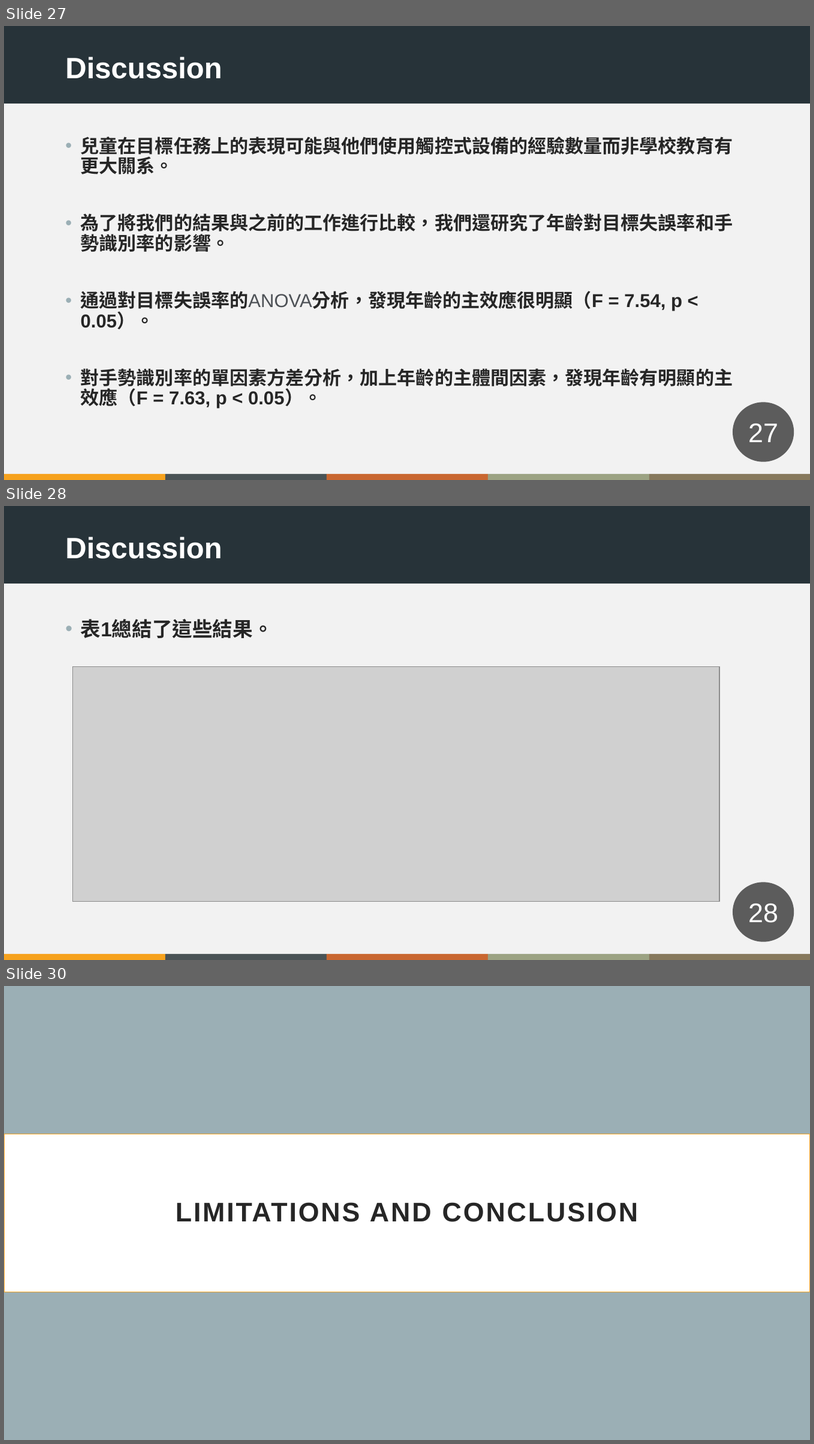
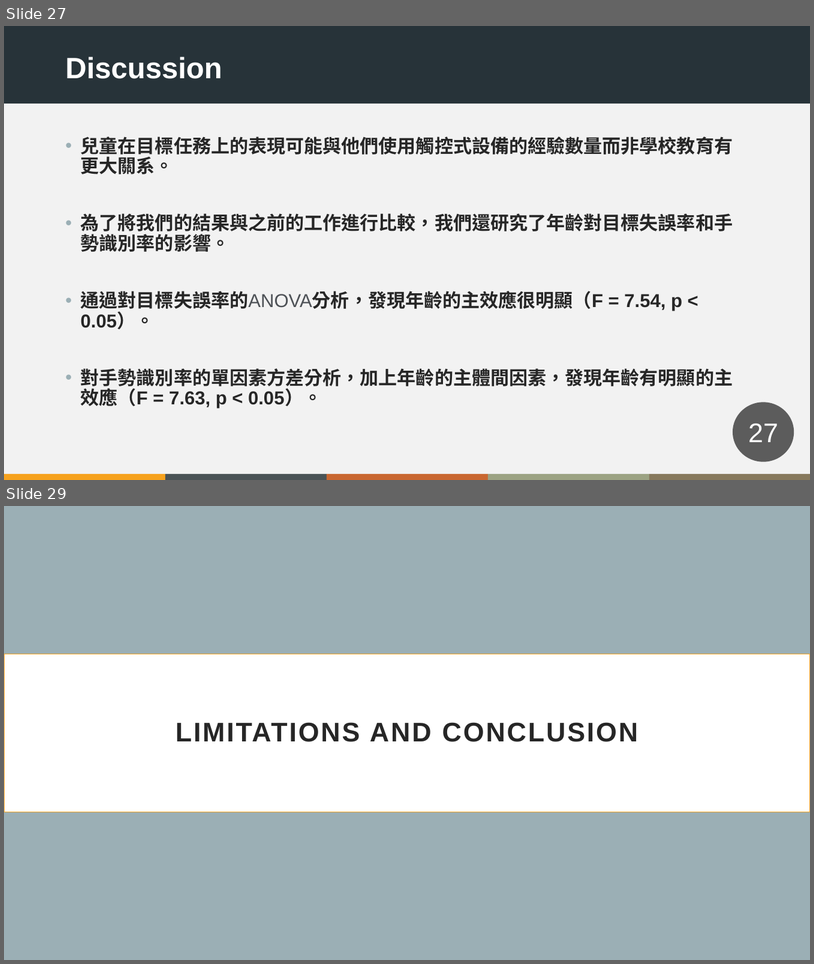
Before and after one commit to crkteam/school, a slide deck: 我的論文/2021-9-26報告內容/2021-9-27.pptx. Shown one above the other, each under a label of ours: slides 27, 28 and 30 before the commit, slides 27 and 29 after it; the slides between them are not shown. The pictures are 814x1444 and 814x964 pixels, drawn with LibreOffice and Linux fonts; fonts in the diff are those of the drawing; grey boxes stand for pictures. Boxes give left, top, right and bottom in pixels: in the first picture for what was removed or moved away, otherwise in the second. Text is boxed around its words. In the diff, an @@ line names an element or a change of style, - is before the commit and + after.

```diff
--- a/我的論文/2021-9-26報告內容/2021-9-27.pptx
+++ b/我的論文/2021-9-26報告內容/2021-9-27.pptx
@@ slide 28 removed at (4,506,810,960), background #F2F2F2; not listed: 6 template elements that a slide beside it also shows @@
@@ text removed at (65,537,222,559) @@
-Discussion
@@ text removed at (81,619,273,638) @@
-• 表1總結了這些結果。
@@ picture removed at (72,666,720,901) @@
@@ page number removed at (733,882,794,942) @@
-28
@@ what was slide 30 is now slide 29 @@
```
Also in this commit, not shown: 3 slides changed, 1 slide added, 2 other slides removed, 2 other files.
